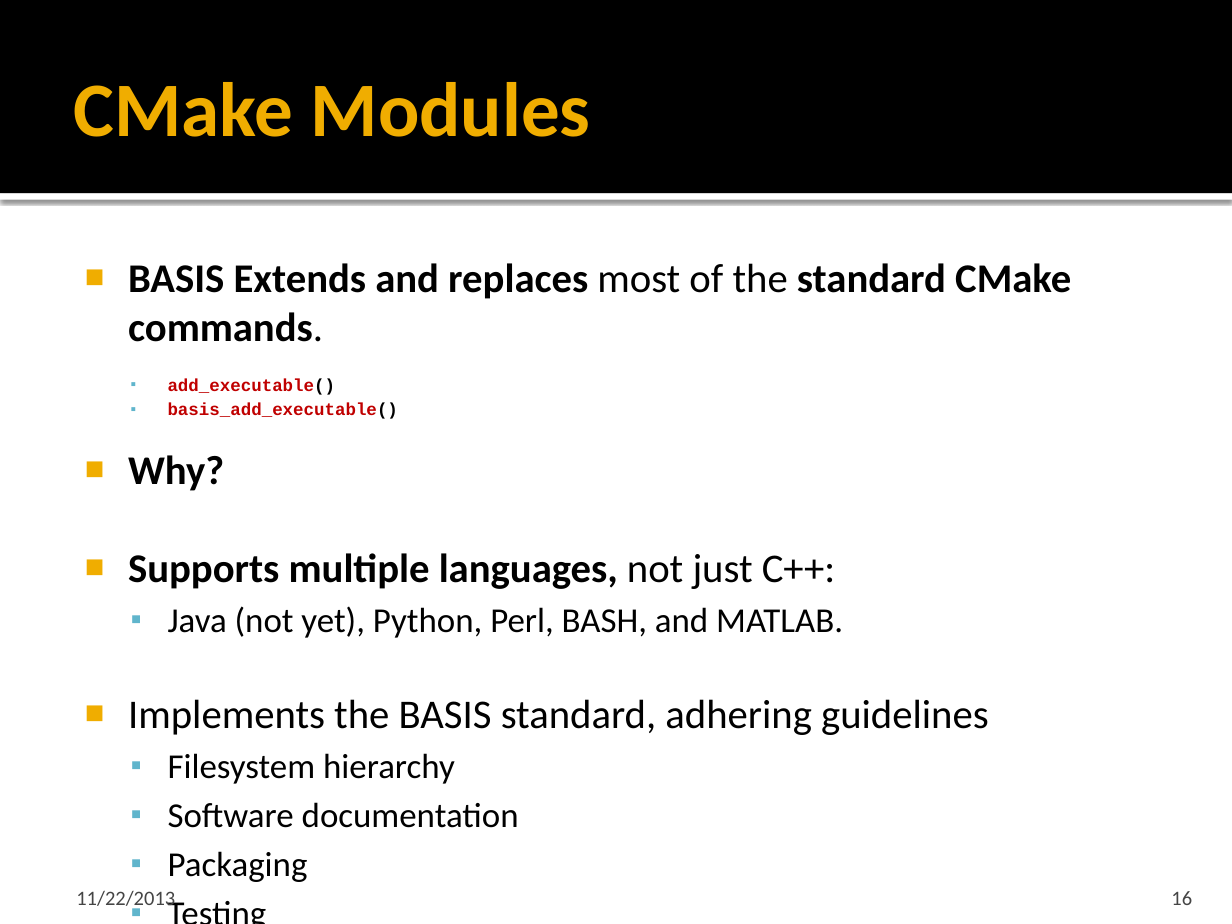
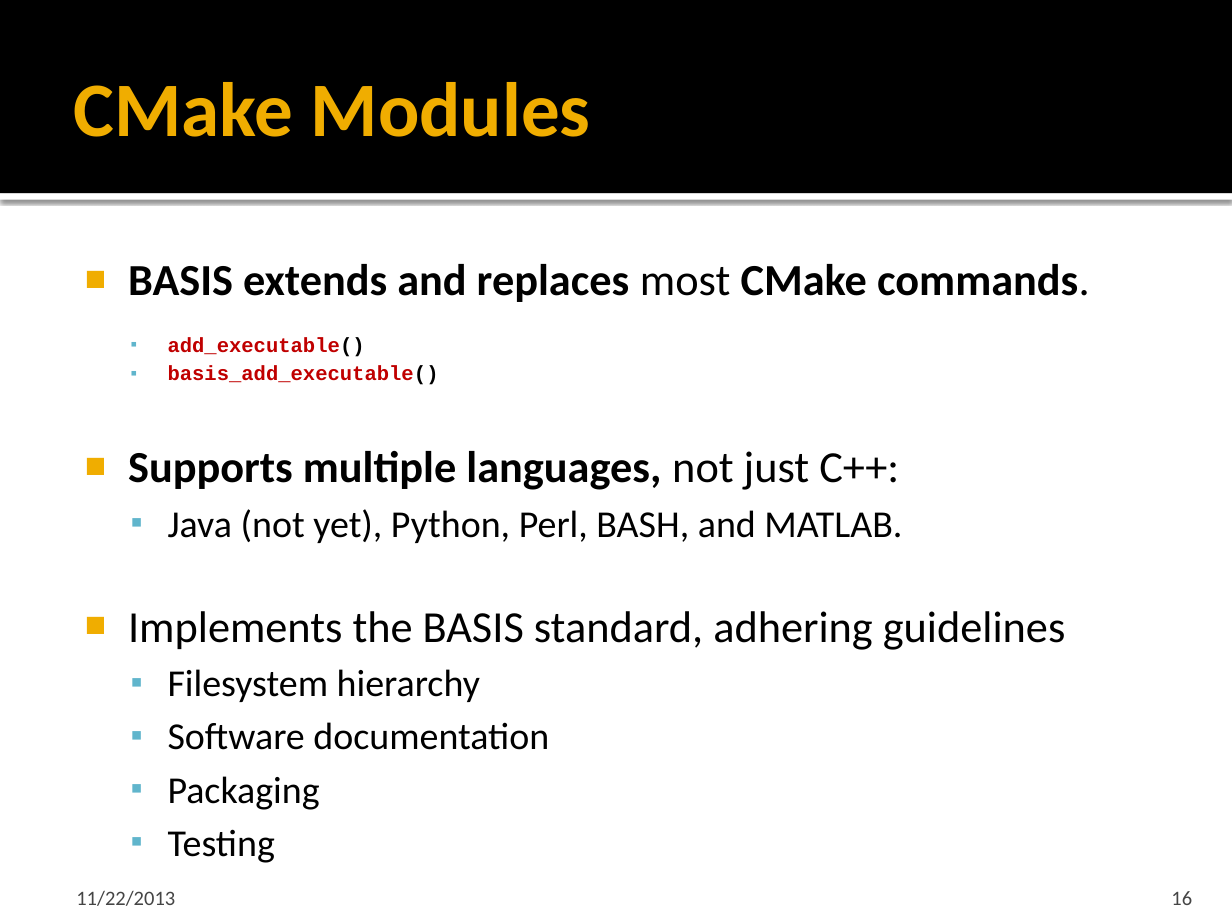
Before and after one commit to cmake-basis/legacy, a slide deck: slide 16 of doc/BASIS_Introduction.pptx. Drawn at 1232x924 pixels with LibreOffice and Linux fonts; fonts in the diff are those of the drawing. Boxes give left, top, right and bottom in pixels: in the first picture for what was removed or moved away, otherwise in the second. Text is boxed around its words. In the diff, an @@ line names an element or a change of style, - is before the commit and + after.

```diff
--- a/doc/BASIS_Introduction.pptx
+++ b/doc/BASIS_Introduction.pptx
@@ text at (x1=128, y1=264, x2=1090, y2=302): text changed; size 23.8 to 25.9 pt @@
-■ BASIS Extends and replaces most of the standard CMake commands.
+■ BASIS extends and replaces most CMake commands.
@@ text at (x1=128, y1=337, x2=1066, y2=863): size 10.2 to 12 pt in "add_executable()", "basis_add_executable()"; size 23.8 to 25.9 pt in "Supports multiple languages, not just C++:", "Implements the BASIS standard, adhering guidelines"; size 20.4 to 22.2 pt in "Java (not yet), Python, Perl, BASH, and ...", "Filesystem hierarchy", "Software documentation", "Packaging" and 1 more places @@
@@ text at (x1=128, y1=455, x2=224, y2=491): paragraph removed @@
-■ Why?
```
Also in this commit, not shown: 10 other slides changed, 4 slides removed, 1 other file.
